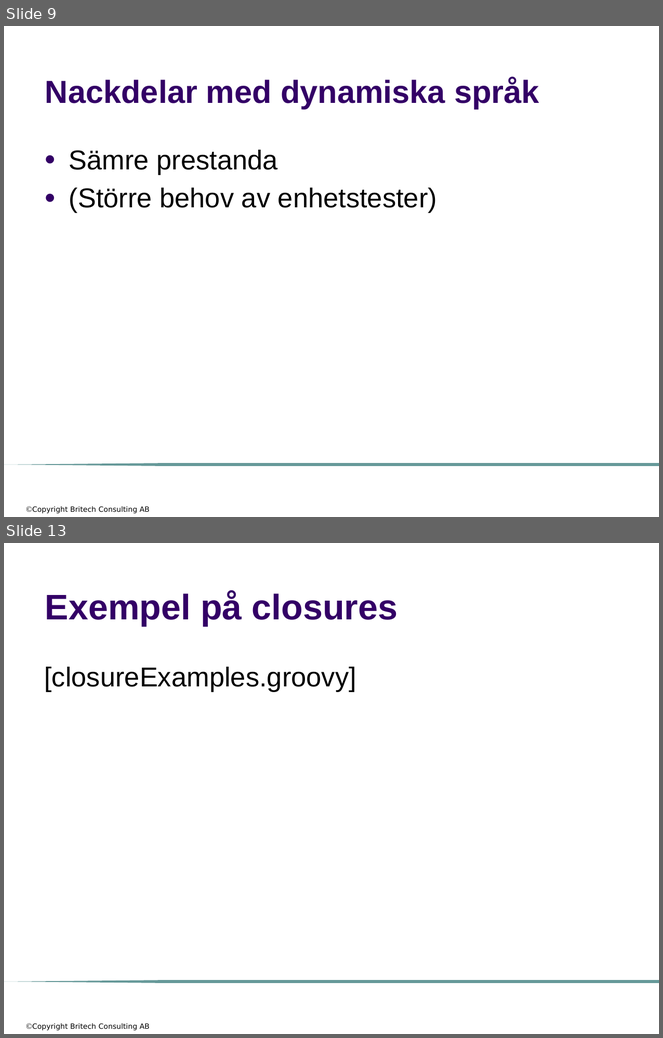
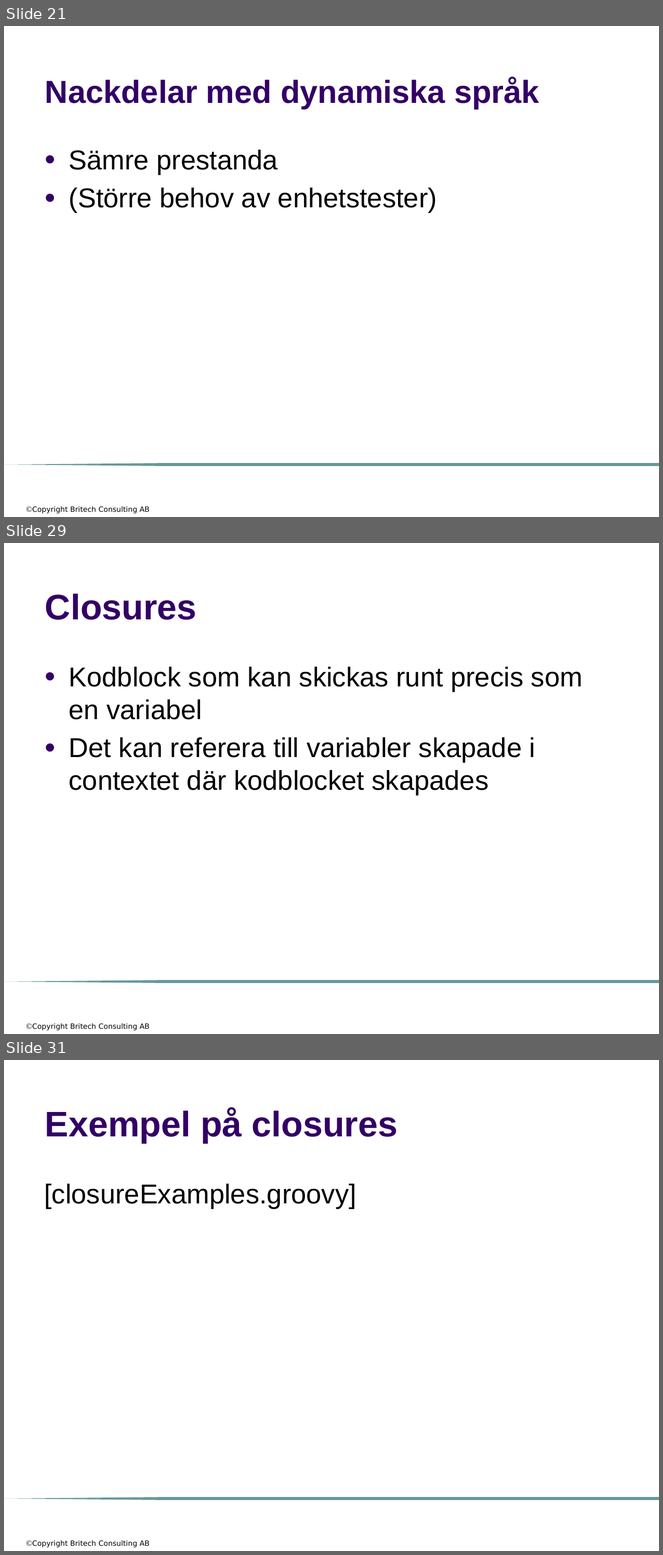
Before and after one commit to me97esn/groovyseminarium, a slide deck: groovyseminarie/dokument/groovyseminarium_source_w_logo.pptx. Shown one above the other, each under a label of ours: slides 9 and 13 before the commit, slides 21, 29 and 31 after it; the slides between them are not shown. The pictures are 663x1038 and 663x1555 pixels, drawn with LibreOffice and Linux fonts; fonts in the diff are those of the drawing; background and template pictures are left out. Boxes give left, top, right and bottom in pixels: in the first picture for what was removed or moved away, otherwise in the second. Text is boxed around its words. In the diff, an @@ line names an element or a change of style, - is before the commit and + after.

```diff
--- a/groovyseminarie/dokument/groovyseminarium_source_w_logo.pptx
+++ b/groovyseminarie/dokument/groovyseminarium_source_w_logo.pptx
@@ slide 29 added at [4, 543, 659, 1034], background #FFFFFF; not listed: 2 template elements that a slide beside it also shows @@
@@ title added at [45, 593, 197, 620], 39 pt, text #330066, bold @@
+Closures
@@ text added at [69, 667, 583, 796], 30 pt, text #000000 @@
+● Kodblock som kan skickas runt precis som en variabel
+● Det kan referera till variabler skapade i contextet där kodblocket skapades
@@ what was slide 9 is now slide 21 @@
@@ what was slide 13 is now slide 31 @@
```
Also in this commit, not shown: 9 slides changed, 33 other slides added, 14 slides removed, 1 other file.
